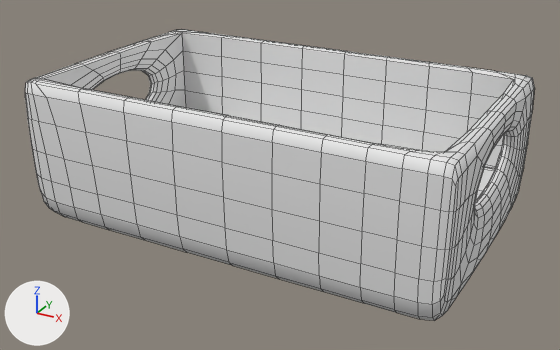
One commit to the Blender file Concepts/ShoeBox.blend: the scene before it, then after it.
Camera for both pictures: a 50 mm camera at (3.78, -5.52, 2.08) aimed at (0.86, -0.2, -0.58). Arrows for +X, +Y and +Z are at lower left; the lights stay in place. Mesh edges are drawn as thin lines.
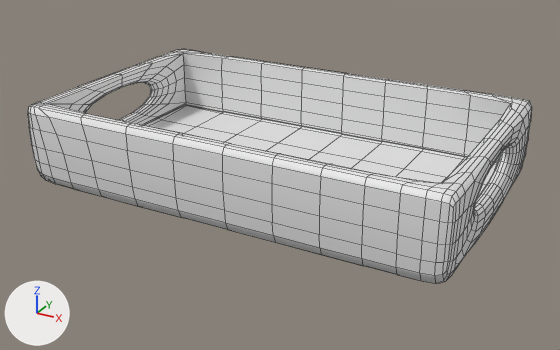
The change, as a list of edits to the scene's bpy script:
```text
Change me_cube:
    where me_cube.from_pydata(...)  # 68 vertices, 70 faces; spans x -1.0..2.66, y -1.22..1.0, z -1.0..0.26
    used by ob_cube; location = (0.0, 0.0, 0.0)
    me_cube part 1: all 20 vertices in x -1.0..2.66, y -1.22..1.0, z 0.26 are moved by (0.0, 0.0, -0.21)
    me_cube part 2: all 8 vertices in x -1.0..2.66, y -0.65..0.43, z 0.05 are moved by (0.0, 0.0, -0.14)
    me_cube part 3: all 12 vertices in x -0.86..2.52, y -1.09..0.86, z -0.61..-0.59 are moved by (0.0, 0.0, 0.06)
    me_cube part 4: all 20 vertices in x -1.0..2.66, y -1.22..1.0, z -1.0 are moved by (0.0, 0.0, 0.32)
```

What differs and where, as boxes [x1, y1, x2, y2] in the pictures (560 x 350 px; the box of a moved part takes in the faces that stretch with it):
'Cube', reshaped (19% shorter): before [25, 29, 535, 321]; after [28, 49, 532, 284]
part 1 of me_cube, moved or reshaped: before [25, 29, 535, 186]; after [28, 49, 532, 208]
part 2 of me_cube, moved or reshaped: before [44, 34, 527, 283]; after [47, 54, 526, 256]
part 3 of me_cube, moved or reshaped: before [182, 34, 514, 201]; after [125, 54, 511, 200]
part 4 of me_cube, moved or reshaped: before [25, 89, 534, 321]; after [28, 108, 532, 284]
